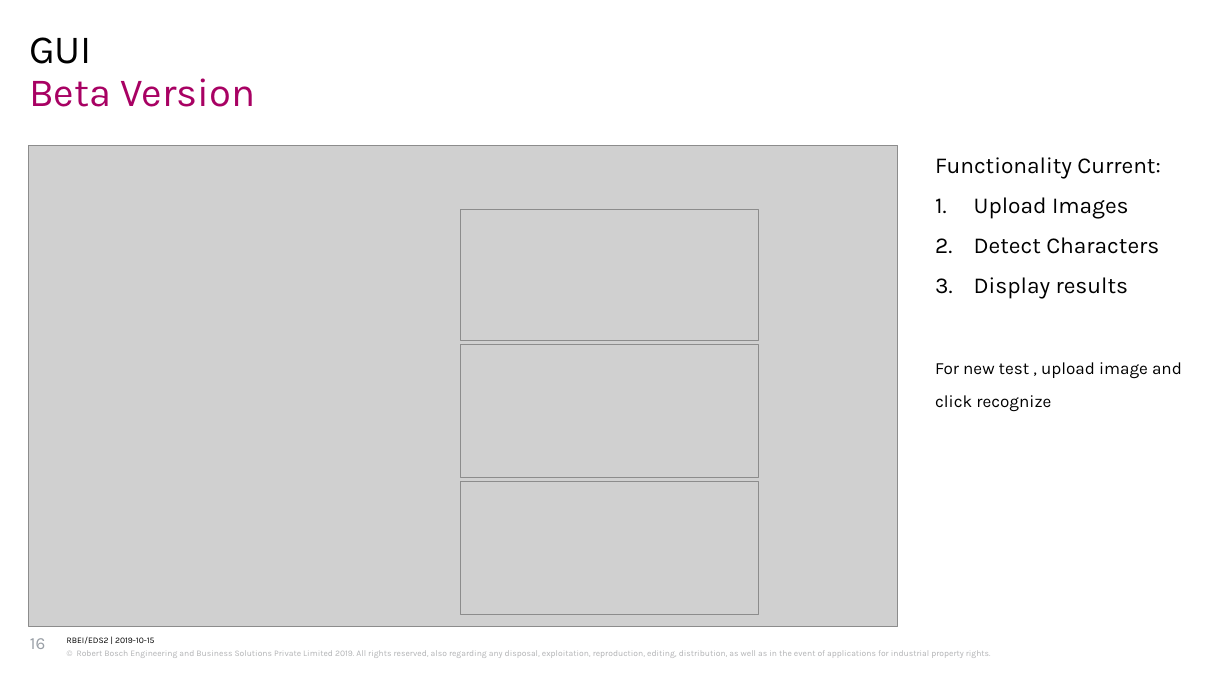
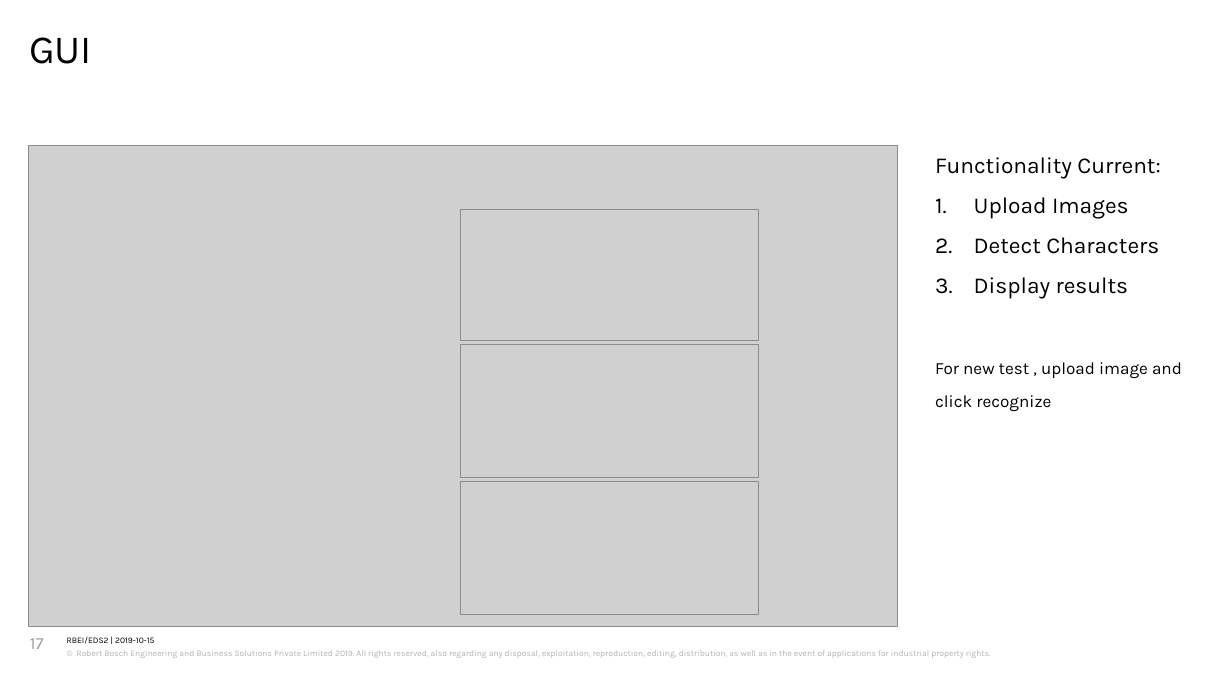
Before and after one commit to bijonguha/Bosch, a slide deck: slide 17 of intel_ocr/docs/intel_review_5thNov_V2.0.pptx (slide 16 before the commit). Drawn at 1232x693 pixels with LibreOffice and Linux fonts; fonts in the diff are those of the drawing; grey boxes stand for pictures; background and template pictures are left out. Boxes give left, top, right and bottom in pixels: in the first picture for what was removed or moved away, otherwise in the second. Text is boxed around its words. In the diff, an @@ line names an element or a change of style, - is before the commit and + after.

```diff
--- a/intel_ocr/docs/intel_review_5thNov_V2.0.pptx
+++ b/intel_ocr/docs/intel_review_5thNov_V2.0.pptx
@@ title removed at box(29, 78, 256, 107) @@
-Beta Version
@@ page number at box(30, 638, 44, 649): text changed @@
-16
+17
```
Also in this commit, not shown: 4 other slides changed, 1 slide added, 2 other files.
